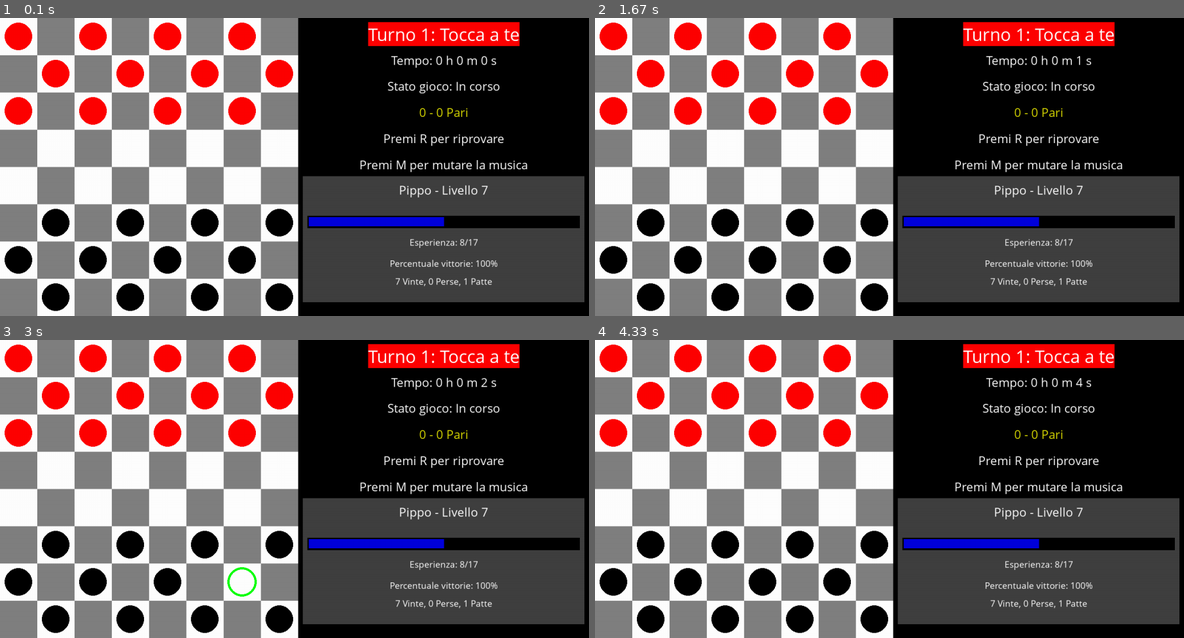
Above: before the commit, frames 1-4 (two rows, left to right).
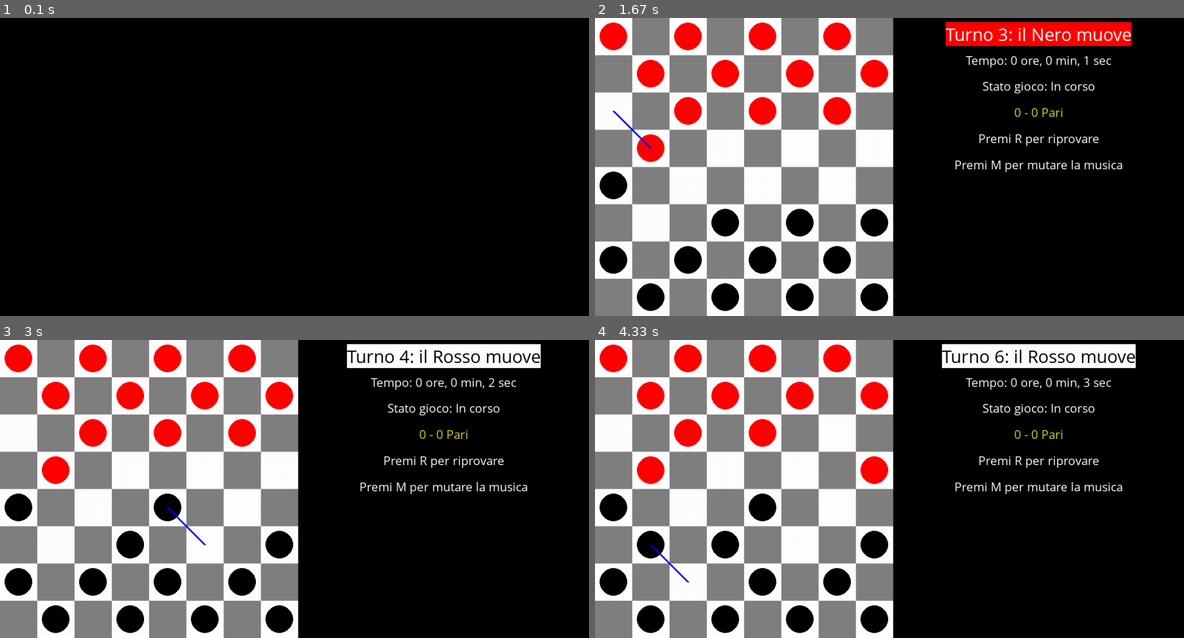
Above: after the commit, the same moments.

Repository: AlessandroBonomo28/pygame-tests
Game: pygame game, started from test1/game.py
The game is run twice, just before and just after one commit, with the same random seed, the same clock (stepped at 60 frames per second) and the same inputs.
Inputs (mouse positions are in pixels of both pictures, inside the frame that each line leads up to):
- Up to frame 1 (0.1 s): no input
- Up to frame 2 (1.67 s): tap Enter at 0.33 s; click (948, 232) at 0.72 s; move the mouse to (771, 119) at 1.5 s
- Up to frame 3 (3 s): click (176, 441) at 1.68 s; click (247, 566) at 2.28 s; move the mouse to (388, 471) at 2.7 s
- Up to frame 4 (4.33 s): click (983, 471) at 3.05 s

The runs differ from the first frame. In frame 1, 69% of the frame differs, in the area x 0-100%, y 0-100%; in frame 2, 22%; in frame 3, 25%; in frame 4, 25%.

Commit message:
better AI

Diff:
--- a/test1/data/player.json
+++ b/test1/data/player.json
@@ -1 +1 @@
-{"ID": "d1777a66-8de1-49c7-bfe4-803f7183def0", "name": "Pippo", "experience": 8.593156413537885, "draws": 1, "total_experience": 79, "level": 7, "losses": 0, "wins": 7}
+{"ID": "d1777a66-8de1-49c7-bfe4-803f7183def0", "name": "Pippo", "experience": 14.293012885847943, "draws": 1, "total_experience": 220, "level": 13, "losses": 0, "wins": 19}
--- a/test1/game.py
+++ b/test1/game.py
@@ -28,6 +28,8 @@
 selectedPieceRadius = piecesRadius +2.5
 selectedPieceStroke = 5
 
+player_level_previous_game = None
+
 msBlinkSelector = 500
 ticksLastBlinkSelector = 0
 
@@ -40,6 +42,7 @@
 	return (position[0]//cell_width, position[1]//cell_width)
 
 def updateGamePostMove():
+	global assign_exp, player_level_previous_game
 	if board.status != GameStatus.IN_PROGRESS:
 		if board.status == GameStatus.BLACK_WINS:
 			player.add_win()
@@ -49,6 +52,8 @@
 			pygame.mixer.Sound.play(draw_sound)
 		if not BLACK_AI_enabled:
 			assign_exp = True
+			player_level_previous_game = player.level
+
 
 def drawSelectedPieceOverMouse():
 	global selectedPiece
@@ -88,7 +93,7 @@
 	textTurnColor = (0,0,0) if board.whoMoves() == PieceColor.RED else (255,255,255)
 	textTurnBgColor = (255,255,255) if board.whoMoves() == PieceColor.RED else (255,0,0)
 	if board.whoMoves() == PieceColor.BLACK and not BLACK_AI_enabled:
-		textTurn = f"Turno {board.turn_count+1}: Tocca a te"
+		textTurn = f"Turno {board.turn_count+1}: Muovi il Nero"
 	else:
 		textTurn = f"Turno {board.turn_count+1}: il {board.whoMoves()} muove"
 
@@ -105,7 +110,7 @@
 	time_elapsed_s = (time_elapsed_ms//1000)
 	time_elapsed_m = (time_elapsed_s//60)
 	time_elapsed_h = time_elapsed_m//60
-	timer_txt = f"Tempo: {time_elapsed_h} h {time_elapsed_m%60} m {time_elapsed_s%60} s"
+	timer_txt = f"Tempo: {time_elapsed_h} ore, {time_elapsed_m%60} min, {time_elapsed_s%60} sec"
 
 	text = normalText.render(timer_txt, True, textColor, (0,0,0))
 	textRect = text.get_rect()
@@ -161,7 +166,12 @@
 	# draw background rect
 	pygame.draw.rect(canvas,bgColorRect,(8*cell_width +10, text_y - 30, width-(8*cell_width+20), height-text_y))
 	colorPlayerTxt = (255,255,255)
-	text = normalText.render(f"{player.name} - Livello {player.level}", True,colorPlayerTxt ,bgColorRect)
+	str_txt = f"{player.name} - Livello {player.level}"
+	if board.status != GameStatus.IN_PROGRESS and player_level_previous_game != player.level:
+		str_txt += f" (+{player.level -player_level_previous_game})"
+		colorPlayerTxt = (0,255,0)
+	text = normalText.render(str_txt, True,colorPlayerTxt ,bgColorRect)
+	colorPlayerTxt = (255,255,255)
 	textRect = text.get_rect()
 	textRect.center = (text_x, text_y)
 	canvas.blit(text, textRect)
@@ -239,7 +249,7 @@
 
 exit = False
 RED_AI_enabled = True
-BLACK_AI_enabled = False
+BLACK_AI_enabled = True
 auto_reset = False
 
 player = Player("Pippo")
@@ -367,6 +377,10 @@
 				suggestedMoves = None
 			elif event.type == pygame.MOUSEBUTTONDOWN:
 				selectedPiece = board.getPieceByPosition(cellPosition)
+
+				if selectedPiece:
+					print(f"Piece can be eaten : {selectedPiece.canBeEaten(board)}")
+
 				if selectedPiece and selectedPiece.color == board.whoMoves():
 					suggestedMoves = selectedPiece.evaluateMovePositions(board)
 				else:
--- a/test1/model/dama.py
+++ b/test1/model/dama.py
@@ -30,14 +30,13 @@
         elif self.color == PieceColor.BLACK and self.position[1] == 0:
             self.is_dama = True
 
-    def printAviableMoves(self, b):
+    def printAvailableMoves(self, b):
         moves = self.evaluateMovePositions(b)
         for move in moves:
             print(move)
 
-    def evaluateMovePositions(self, b ) -> list[any]:
+    def evaluateMovePositions(self, b) -> list[any]:
         moves = []
-
         top_left = (-1,-1)
         top_right = (+1, -1)
         bottom_left = (-1, +1)
@@ -72,6 +71,26 @@
 
         return moves
 
+    def canBeEaten(self, b):
+        top_left = (-1,-1)
+        top_right = (+1, -1)
+        bottom_left = (-1, +1)
+        bottom_right = (+1, +1)
+        neighbours_positions = [top_left, top_right, bottom_left, bottom_right]
+        neighbours = []
+        for pos in neighbours_positions:
+            piece = b.getPieceByPosition((self.position[0] + pos[0], self.position[1] + pos[1]))
+            if piece != None and piece.color != self.color:
+                neighbours.append(piece)
+        can_be_eaten = False
+        for neighbour in neighbours:
+            moves = neighbour.evaluateMovePositions(b)
+            for move in moves:
+                if move.does_eat and move.piece_to_eat == self:
+                    can_be_eaten = True
+                    break
+        return can_be_eaten
+
     def __str__(self):
         col = "Red" if self.color == PieceColor.RED else "Black"
         return col+" "+str(self.steps) + " " + str(self.position) + " Dama: " + str(self.is_dama)
@@ -111,21 +130,26 @@
     hashMapPieces : dict[tuple, Piece]
     red_score : int
     black_score : int
-    red_pieces_start : list[Piece]
-    black_pieces_start : list[Piece]
-    def __init__(self, pieces_red : list[Piece],pieces_black : list[Piece]):
+    def __init__(self, pieces_red : list[Piece] = [],pieces_black : list[Piece] = [],hashMap : dict[tuple, Piece]= None):
         self.black_score = 0
         self.red_score = 0
         self.hashMapPieces = {}
         self.moves = []
         self.turn_count = 0
-        for piece in pieces_red:
-            self.hashMapPieces[piece.position] = piece
-        for piece in pieces_black:
-            self.hashMapPieces[piece.position] = piece
+        if hashMap is None:
+            for piece in pieces_red:
+                self.hashMapPieces[piece.position] = piece
+            for piece in pieces_black:
+                self.hashMapPieces[piece.position] = piece
+        else:
+            self.hashMapPieces = hashMap
+
         self.__updateStatus()
-        self.red_pieces_start = pieces_red.copy()
-        self.black_pieces_start = pieces_black.copy()
+
+    def get_red_pieces(self):
+        return list(filter(lambda p: p is not None and p.color == PieceColor.RED, self.hashMapPieces.values()))
+    def get_black_pieces(self):
+        return list(filter(lambda p: p is not None and p.color == PieceColor.BLACK, self.hashMapPieces.values()))
 
     def reset(self):
         black_pieces = []
@@ -256,7 +280,90 @@
         if len(eat_moves) > 0:
             move = random.choice(eat_moves)
         else:
-            move = random.choice(moves)
+            pieces_in_danger = self.get_pieces_in_danger(AI_color)
+            defensive_moves = []
+            for piece in pieces_in_danger:
+                defensive_moves.extend(piece.evaluateMovePositions(self))
+
+            if len(defensive_moves) > 0:
+                defensive_moves = self.__filter_safe_moves(defensive_moves)
+                move = random.choice(defensive_moves)
+            else:
+                moves = self.__filter_safe_moves(moves)
+                moves = self.__filter__pursuit_moves(moves)
+                move = random.choice(moves)
         was_dama = move.piece.is_dama
         self.makeMove(move)
         return move, was_dama
+
+    def __undoEatPiece(self, piece, eaten, final_position):
+        self.hashMapPieces[piece.position] = None
+        piece.move(final_position)
+        self.hashMapPieces[eaten.position] = eaten
+        self.hashMapPieces[final_position] = piece
+        score = 2 if eaten.is_dama else 1
+        if piece.color == PieceColor.RED:
+            self.red_score -= score * self.__score_multiplier
+        else:
+            self.black_score -= score * self.__score_multiplier
+
+    def __undoMovePiece(self, piece, position):
+        self.hashMapPieces[piece.position] = None
+        piece.move(position)
+        self.hashMapPieces[position] = piece
+
+    # TODO fix: se un pezzo diventa dama rimane dama
+    def __undoMove(self):
+        if len(self.moves) == 0:
+            return
+        move = self.moves.pop()
+        if move.does_eat:
+            self.__undoEatPiece(move.piece, move.piece_to_eat, move.position_from)
+        else:
+            self.__undoMovePiece(move.piece, move.position_from)
+        self.turn_count -= 1
+        self.__updateStatus()
+
+    def __filter_safe_moves(self, moves) -> list[Move]:
+        good_moves = []
+
+        for move in moves:
+            was_dama = move.piece.is_dama # TODO puo' essere fatto nella funzione undo
+            self.makeMove(move)
+            if not move.piece.canBeEaten(self):
+                good_moves.append(move)
+            self.__undoMove()
+            move.piece.is_dama = was_dama
+
+        if len(good_moves) == 0:
+            return moves
+        return good_moves
+
+    def __filter__pursuit_moves(self, moves) -> list[Move]:
+        pursuit_moves = []
+        # enemy centroid
+        enemy_centroid = (0,0)
+        enemy_pieces = self.get_black_pieces() if self.whoMoves() == PieceColor.RED else self.get_red_pieces()
+        for piece in enemy_pieces:
+            enemy_centroid = (enemy_centroid[0] + piece.position[0], enemy_centroid[1] + piece.position[1])
+        enemy_centroid = (enemy_centroid[0] / len(enemy_pieces), enemy_centroid[1] / len(enemy_pieces))
+        for move in moves:
+            distance_from_centroid = (move.position_to[0] - enemy_centroid[0], move.position_to[1] - enemy_centroid[1])
+            current_distance_from_centroid = (move.position_from[0] - enemy_centroid[0], move.position_from[1] - enemy_centroid[1])
+            d1 = distance_from_centroid[0]**2 + distance_from_centroid[1]**2
+            d2 = current_distance_from_centroid[0]**2 + current_distance_from_centroid[1]**2
+            if d1 < d2:
+                pursuit_moves.append(move)
+        if len(pursuit_moves) == 0:
+            return moves
+        return pursuit_moves
+
+    def get_pieces_in_danger(self, color : PieceColor) -> list[Piece]:
+        pieces = []
+        for piece in self.hashMapPieces.values():
+            if piece is None:
+                continue
+            if piece.color == color:
+                if piece.canBeEaten(self):
+                    pieces.append(piece)
+        return pieces
--- a/test1/model/player.py
+++ b/test1/model/player.py
@@ -4,7 +4,7 @@
 import uuid
 import math
 class Player:
-    __constant_exp_multiplier : float = 6.5
+    __constant_exp_multiplier : float = 11
     ID : str
     total_experience : float
     experience : float
@@ -59,8 +59,8 @@
         self.__save()
 
     def add_draw(self):
-            self.draws += 1
-            self.__save()
+        self.draws += 1
+        self.__save()
 
     def win_percent(self):
         if self.wins == 0:
